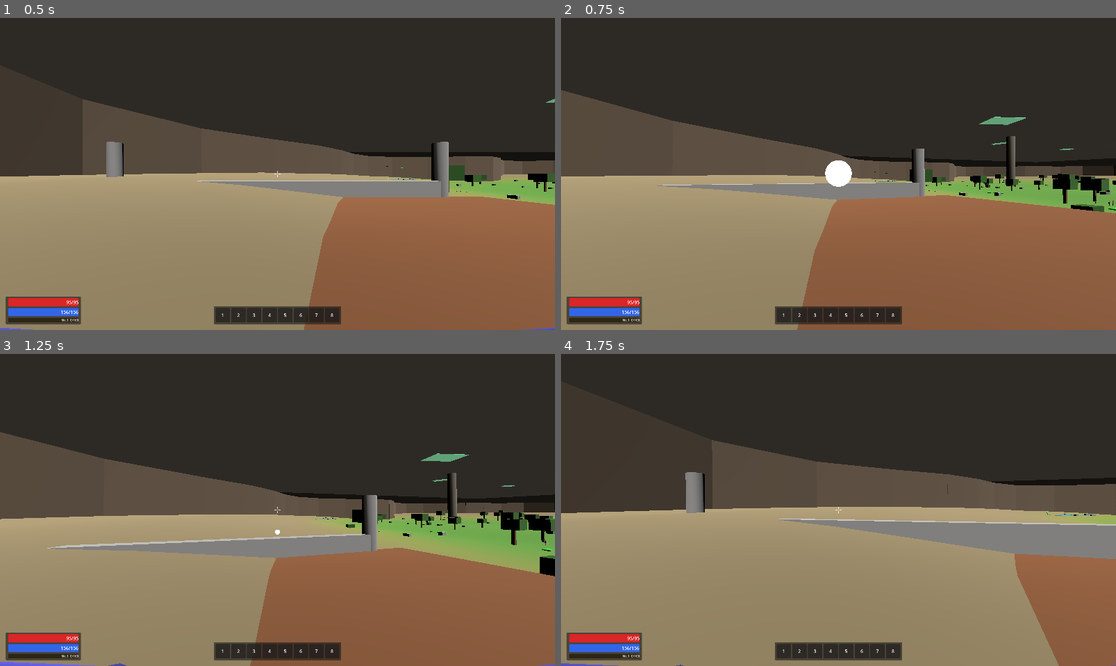
Above: before the commit, frames 1-4 (two rows, left to right).
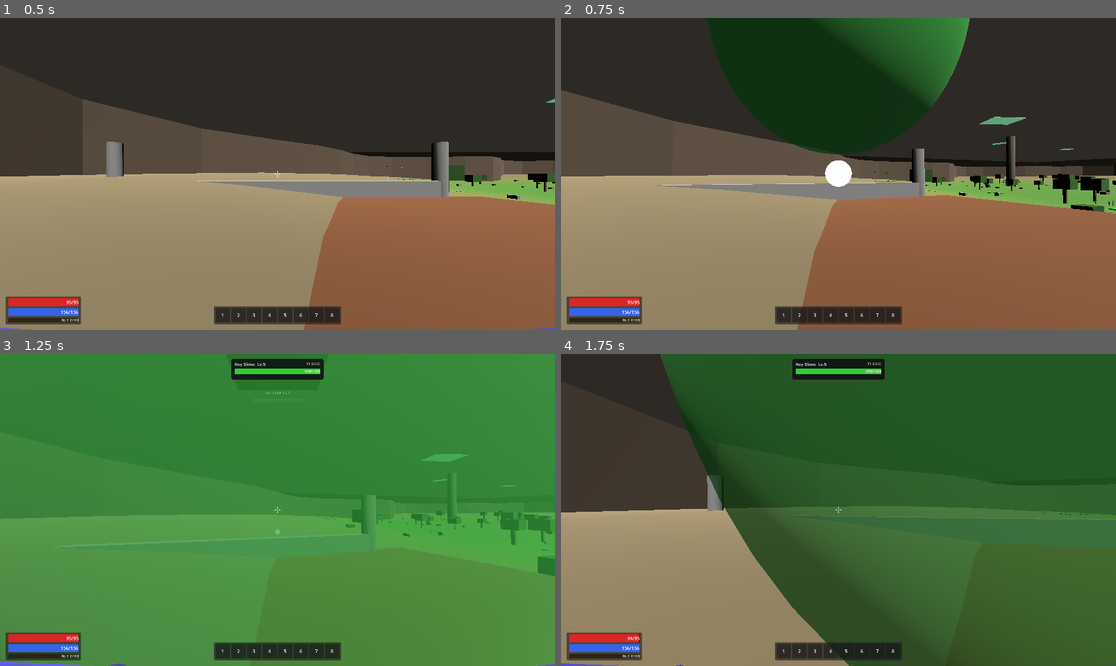
Above: after the commit, the same moments.

Repository: Jouyancito/another-game-of-dungeon
Game: Godot game, scene res://scenes/levels/floor1_prairie.tscn
The game is run twice, just before and just after one commit, with the same random seed, the same clock (stepped at 60 frames per second) and the same inputs. This scene is started directly instead of the project's main scene.
Inputs (mouse positions are in pixels of both pictures, inside the frame that each line leads up to):
- Up to frame 1 (0.5 s): no input
- Up to frame 2 (0.75 s): tap Enter at 0.5 s; move the mouse to (866, 174) at 0.52 s; hold W (move_forward) from 0.53 s (still down); tap K at 0.6 s; click (866, 174) at 0.67 s
- Up to frame 3 (1.25 s): keep holding W (move_forward); tap Space (jump) at 0.77 s; tap 1 at 0.8 s
- Up to frame 4 (1.75 s): keep holding W (move_forward); move the mouse to (810, 510) at 1.27 s; tap 1 at 1.35 s; tap Space (jump) at 1.52 s; tap 2 at 1.55 s

Frame 1 is identical in both runs. In frame 2, 15% of the frame differs, in the area x 26-74%, y 0-44%; in frame 3, 98%, in the area x 0-100%, y 0-100%; in frame 4, 69%.

Commit message:
feat(boss): king slime Sesión 1 playable — tuning combat + aura + target frame fixes
- king_slime.tscn: size 2x (radius 3, height 6), HP 1000, def 14, mass 16, knockback_res 0.95, target_frame_offset Vector3(0,3,0)
- king_slime.gd: ataque por distancia (>12 escupitajo, 5-12 rebote, <=5 embestida), contact aura (damage tick 4/0.4s + slow 0.2x vía speed stat), passthrough player via add_collision_exception_with, debug K/1/2/3
- king_slime.gd rebote: arco fisico correcto, is_on_floor wait, AoE radius 4m, knockback al player
- base_enemy.gd: target_frame_offset export (default 0.8, override por enemigo)
- base_player.gd: sticky targeting (mantiene target previo si sigue en range aunque quede fuera del cono)
- floor1_prairie.gd: trigger collision_mask fix (player layer inconsistency), debug keys K/1/2/3
- king_slime.tscn: UID fake fix (removido hardcoded uid)
- project.godot: GUT plugin disabled (instalacion rota, preload fail GutBottomPanel.tscn)

Diff:
--- a/game/project.godot
+++ b/game/project.godot
@@ -35,7 +35,7 @@
 
 [editor_plugins]
 
-enabled=PackedStringArray("res://addons/gut/plugin.cfg")
+enabled=PackedStringArray()
 
 [input]
 
--- a/game/scenes/enemy/base_enemy.gd
+++ b/game/scenes/enemy/base_enemy.gd
@@ -37,6 +37,10 @@
 # Nameplate
 @export var display_name: String = ""
 @export var enemy_level: int = 1
+
+# Offset para target frame (altura del "centro visible").
+# Enemigos bajos (rat, slime): 0.8. Bosses grandes (king_slime): 3.0+.
+@export var target_frame_offset: Vector3 = Vector3(0, 0.8, 0)
 const NAMEPLATE_VISIBLE_RANGE := 15.0
 const NAMEPLATE_AIM_RANGE := 30.0
 
--- a/game/scenes/enemy/king_slime.gd
+++ b/game/scenes/enemy/king_slime.gd
@@ -19,6 +19,13 @@
 var _last_attack: String = ""
 var _next_attack_cooldown: float = 0.0
 var _current_attack: String = ""
+
+# Contact damage / slow aura — slime "absorbe" si te toca.
+const CONTACT_TICK: float = 0.4      # cada 0.4s aplica daño
+const CONTACT_DAMAGE: float = 4.0    # daño por tick
+const CONTACT_SLOW: float = 0.2      # multiplicador de velocidad del player en contacto (0.2 = 80% slower)
+var _contact_timer: float = 0.0
+var _players_in_contact: Array = []
 
 
 func _on_enemy_ready() -> void:
@@ -27,6 +34,62 @@
 		enemy_type = "king_slime"
 	sub_tier = SubTier.BOSS
 	add_to_group("enemies")
+	_setup_contact_aura()
+	call_deferred("_setup_player_passthrough")
+
+
+func _setup_player_passthrough() -> void:
+	# Ignora físicamente al player (no lo bloquea, no lo empuja) pero sigue
+	# existiendo en su layer para que raycasts de ataque lo detecten.
+	for p in get_tree().get_nodes_in_group("player"):
+		if p is PhysicsBody3D:
+			add_collision_exception_with(p)
+
+
+func _setup_contact_aura() -> void:
+	# Area3D envolviendo el cuerpo del boss. Detecta player en contacto
+	# para daño tick + slow. No usa CollisionShape física — solo sensor.
+	var aura := Area3D.new()
+	aura.name = "ContactAura"
+	aura.monitoring = true
+	aura.monitorable = false
+	aura.collision_mask = 1  # player está en layer 1 por default (ver CLAUDE.md vs tscn inconsistencia)
+	var cs := CollisionShape3D.new()
+	var cap := CapsuleShape3D.new()
+	cap.radius = 3.2
+	cap.height = 6.4
+	cs.transform.origin = Vector3(0, 3.0, 0)  # centrar a la altura del mesh
+	cs.shape = cap
+	aura.add_child(cs)
+	add_child(aura)
+	aura.body_entered.connect(_on_contact_aura_entered)
+	aura.body_exited.connect(_on_contact_aura_exited)
+
+
+func _on_contact_aura_entered(body: Node) -> void:
+	if body.is_in_group("player") and not _players_in_contact.has(body):
+		_players_in_contact.append(body)
+		# Guardar speed original y aplicar slow al stat directamente.
+		if "speed" in body and not body.has_meta("king_slime_orig_speed"):
+			body.set_meta("king_slime_orig_speed", body.speed)
+			body.speed = body.speed * CONTACT_SLOW
+
+
+func _on_contact_aura_exited(body: Node) -> void:
+	_players_in_contact.erase(body)
+	_restore_player_speed(body)
+
+
+func _restore_player_speed(body: Node) -> void:
+	if is_instance_valid(body) and body.has_meta("king_slime_orig_speed"):
+		body.speed = body.get_meta("king_slime_orig_speed")
+		body.remove_meta("king_slime_orig_speed")
+
+
+func _exit_tree() -> void:
+	# Safety: si el boss muere/despawnea, restaurar speed de todos los players.
+	for p in _players_in_contact:
+		_restore_player_speed(p)
 
 
 # ──────────────────────────────────────────────────────────────────────
@@ -43,6 +106,7 @@
 
 	_apply_gravity(delta)
 	_validate_target()
+	_contact_aura_tick(delta)
 
 	if target == null:
 		velocity.x = 0.0
@@ -114,10 +178,45 @@
 # Ataques — Sesión 1: rebote, embestida, escupitajo (Fase 1+).
 # Fases 2+ añaden más en sesiones futuras.
 # ──────────────────────────────────────────────────────────────────────
+func _contact_aura_tick(delta: float) -> void:
+	# Daño tick + slow mientras haya player en contacto.
+	if _players_in_contact.is_empty():
+		_contact_timer = 0.0
+		return
+	# Damage tick (slow se aplica vía speed stat en enter/exit, no acá)
+	_contact_timer += delta
+	if _contact_timer >= CONTACT_TICK:
+		_contact_timer = 0.0
+		for p in _players_in_contact:
+			if is_instance_valid(p) and p.has_method("take_damage"):
+				p.take_damage(CONTACT_DAMAGE)
+
+
+func _debug_perform(attack: String) -> void:
+	# DEBUG: forzar ataque desde input (tecla 1/2/3 en floor1_prairie).
+	if is_dead or not is_instance_valid(self):
+		return
+	if action_state != ActionState.IDLE and action_state != ActionState.PURSUE:
+		print("[KingSlime] ocupado (", action_state, ") — esperá a que termine")
+		return
+	_current_attack = attack
+	_last_attack = attack
+	action_state = ActionState.TELEGRAPH
+	print("[KingSlime] DEBUG FORCE=", attack)
+	match attack:
+		"rebote":
+			_attack_rebote()
+		"embestida":
+			_attack_embestida()
+		"escupitajo":
+			_attack_escupitajo()
+
+
 func _start_attack() -> void:
 	_current_attack = _pick_attack()
 	_last_attack = _current_attack
 	action_state = ActionState.TELEGRAPH
+	print("[KingSlime] ATTACK=", _current_attack, " phase=", current_phase, " dist=", global_position.distance_to(target.global_position) if is_instance_valid(target) else -1.0)
 	match _current_attack:
 		"rebote":
 			_attack_rebote()
@@ -128,19 +227,17 @@
 
 
 func _pick_attack() -> String:
-	var pool: Array = []
-	match current_phase:
-		Phase.ONE:
-			pool = ["rebote", "embestida", "escupitajo"]
-		Phase.TWO, Phase.THREE, Phase.FOUR:
-			# Sesiones futuras añaden ataques de fase superior.
-			# Hasta entonces, fases 2-4 usan el pool de Fase 1.
-			pool = ["rebote", "embestida", "escupitajo"]
-	# Evitar repetir el mismo ataque dos veces seguidas si hay alternativas
-	var filtered: Array = pool.filter(func(a: String) -> bool: return a != _last_attack)
-	if filtered.is_empty():
-		filtered = pool
-	return filtered.pick_random()
+	# Selección por distancia al target. Larga → escupitajo, media → rebote, corta → embestida.
+	# Evita que el boss haga embestida desde lejos o escupitajo pegado.
+	var dist: float = INF
+	if is_instance_valid(target):
+		dist = global_position.distance_to(target.global_position)
+	if dist > 12.0:
+		return "escupitajo"
+	elif dist > 5.0:
+		return "rebote"
+	else:
+		return "embestida"
 
 
 # Multiplier de cooldown por fase — spec: reducir 15% por fase.
@@ -160,12 +257,10 @@
 		return
 	action_state = ActionState.EXECUTE
 
-	# Salto arco hacia la posición actual del target — resolvemos aterrizaje
-	# en _finish_rebote tras un timer corto (simula el tiempo en el aire).
+	# Arco simétrico: apex ~0.45s, land ~0.9s. Jump calc para cubrir h=4m.
 	var land_pos: Vector3 = target.global_position if is_instance_valid(target) else global_position
-	var air_time: float = 0.6
-	velocity.y = 9.0
-	# Desplazamiento horizontal distribuido en el tiempo aéreo.
+	var air_time: float = 0.9
+	velocity.y = 0.5 * gravity * air_time  # ~4.4 con gravity 9.8
 	var dir: Vector3 = land_pos - global_position
 	dir.y = 0.0
 	if dir.length() > 0.1:
@@ -173,20 +268,41 @@
 		velocity.x = horiz.x
 		velocity.z = horiz.z
 
-	await get_tree().create_timer(air_time).timeout
-	if is_dead or not is_instance_valid(self):
-		return
+	# Esperar hasta que toque el suelo (o timeout por seguridad)
+	var max_wait: float = 2.5
+	var elapsed: float = 0.0
+	while elapsed < max_wait and not is_dead and is_instance_valid(self):
+		await get_tree().physics_frame
+		elapsed += get_physics_process_delta_time()
+		if is_on_floor() and elapsed > 0.2:  # skip primer frame
+			break
+
+	if is_dead or not is_instance_valid(self):
+		return
+	velocity.x = 0.0
+	velocity.z = 0.0
 	_finish_rebote()
 
 
 func _finish_rebote() -> void:
-	# AoE radio 3m alrededor del boss al aterrizar.
-	var aoe_radius: float = 3.0
+	# AoE radio 4m alrededor del punto de aterrizaje del boss.
+	var aoe_radius: float = 4.0
 	var aoe_damage: float = base_damage_for_attack() + 10.0
+	var knockback_up: float = 6.0
+	var knockback_out: float = 10.0
 	for p in get_tree().get_nodes_in_group("player"):
 		if p is Node3D and p.global_position.distance_to(global_position) <= aoe_radius:
 			if p.has_method("take_damage"):
 				p.take_damage(aoe_damage)
+			# Empujar al player hacia afuera + arriba — evita que boss se quede encima.
+			if p is CharacterBody3D:
+				var push: Vector3 = p.global_position - global_position
+				push.y = 0.0
+				if push.length() < 0.1:
+					push = Vector3(1, 0, 0)  # fallback si overlap exacto
+				push = push.normalized() * knockback_out
+				push.y = knockback_up
+				p.velocity = push
 	_schedule_next_attack(4.0)
 
 
--- a/game/scenes/enemy/king_slime.tscn
+++ b/game/scenes/enemy/king_slime.tscn
@@ -1,10 +1,10 @@
-[gd_scene format=3 uid="uid://kingslime001"]
+[gd_scene format=3]
 
 [ext_resource type="Script" path="res://scenes/enemy/king_slime.gd" id="1_king"]
 
 [sub_resource type="CapsuleShape3D" id="CapsuleShape3D_001"]
-radius = 1.5
-height = 3.0
+radius = 3.0
+height = 6.0
 
 [sub_resource type="StandardMaterial3D" id="StandardMaterial3D_001"]
 transparency = 1
@@ -14,8 +14,8 @@
 emission_energy_multiplier = 0.4
 
 [sub_resource type="SphereMesh" id="SphereMesh_001"]
-radius = 1.5
-height = 3.0
+radius = 3.0
+height = 6.0
 material = SubResource("StandardMaterial3D_001")
 
 [sub_resource type="StandardMaterial3D" id="StandardMaterial3D_Crown"]
@@ -24,36 +24,38 @@
 roughness = 0.2
 
 [sub_resource type="BoxMesh" id="BoxMesh_Crown"]
-size = Vector3(0.8, 0.35, 0.8)
+size = Vector3(1.6, 0.7, 1.6)
 material = SubResource("StandardMaterial3D_Crown")
 
 [node name="KingSlime" type="CharacterBody3D" groups=["enemies"]]
 script = ExtResource("1_king")
-speed = 3.0
-health = 600.0
-damage = 10.0
+speed = 1.8
+health = 1000.0
+damage = 12.0
+defense = 14.0
 attack_range = 4.0
 detection_range = 40.0
-xp_reward = 100.0
+xp_reward = 150.0
 attack_cooldown = 1.0
 enemy_type = "king_slime"
 enemy_tier = 1
 sub_tier = 3
-mass = 8.0
-knockback_resistance = 0.8
+mass = 16.0
+knockback_resistance = 0.95
 display_name = "Rey Slime"
 enemy_level = 5
+target_frame_offset = Vector3(0, 3.0, 0)
 
 [node name="CollisionShape3D" type="CollisionShape3D" parent="."]
-transform = Transform3D(1, 0, 0, 0, 1, 0, 0, 0, 1, 0, 1.5, 0)
+transform = Transform3D(1, 0, 0, 0, 1, 0, 0, 0, 1, 0, 3.0, 0)
 shape = SubResource("CapsuleShape3D_001")
 
 [node name="MeshInstance3D" type="MeshInstance3D" parent="."]
-transform = Transform3D(1, 0, 0, 0, 1, 0, 0, 0, 1, 0, 1.5, 0)
+transform = Transform3D(1, 0, 0, 0, 1, 0, 0, 0, 1, 0, 3.0, 0)
 mesh = SubResource("SphereMesh_001")
 
 [node name="Crown" type="MeshInstance3D" parent="MeshInstance3D"]
-transform = Transform3D(1, 0, 0, 0, 1, 0, 0, 0, 1, 0, 1.1, 0)
+transform = Transform3D(1, 0, 0, 0, 1, 0, 0, 0, 1, 0, 2.2, 0)
 mesh = SubResource("BoxMesh_Crown")
 
 [node name="PhaseTimer" type="Timer" parent="."]
--- a/game/scenes/levels/floor1_prairie.gd
+++ b/game/scenes/levels/floor1_prairie.gd
@@ -841,7 +841,7 @@
 	var trigger := Area3D.new()
 	trigger.name = "BossSpawnTrigger"
 	trigger.monitoring = true
-	trigger.collision_mask = 1 << 1  # Layer 2 = Player
+	trigger.collision_mask = 1  # Player está en layer 1 por default (inconsistencia vs CLAUDE.md, doc dice layer 2 pero tscn no la setea)
 	var trigger_shape := CollisionShape3D.new()
 	var trigger_box := BoxShape3D.new()
 	trigger_box.size = Vector3(wall_t * 3.0, wall_h, gate_w)
@@ -1363,3 +1363,56 @@
 	var mat: StandardMaterial3D = StandardMaterial3D.new()
 	mat.albedo_color = color
 	return mat
+
+
+# ── DEBUG: tecla K spawnea King Slime frente al player ──────────────
+func _unhandled_input(event: InputEvent) -> void:
+	if event is InputEventKey and event.pressed and not event.echo:
+		match event.keycode:
+			KEY_K:
+				_debug_spawn_king_slime()
+			KEY_1:
+				_debug_force_attack("rebote")
+			KEY_2:
+				_debug_force_attack("embestida")
+			KEY_3:
+				_debug_force_attack("escupitajo")
+
+
+func _debug_spawn_king_slime() -> void:
+	var existing: Array = get_tree().get_nodes_in_group("enemies").filter(
+		func(n: Node) -> bool: return n.name.begins_with("KingSlime") or (n.get_script() != null and str(n.get_script().resource_path).ends_with("king_slime.gd"))
+	)
+	if not existing.is_empty():
+		print("DEBUG: King Slime ya existe — usa 1/2/3 para forzar ataques")
+		return
+	var players: Array = get_tree().get_nodes_in_group("player")
+	if players.is_empty():
+		push_warning("DEBUG: no player found")
+		return
+	var player: Node3D = players[0]
+	var king_scene: PackedScene = load("res://scenes/enemy/king_slime.tscn")
+	if king_scene == null:
+		push_error("DEBUG: king_slime.tscn no carga")
+		return
+	var king: Node3D = king_scene.instantiate()
+	var fwd: Vector3 = -player.global_transform.basis.z
+	fwd.y = 0.0
+	king.global_position = player.global_position + fwd.normalized() * 6.0 + Vector3(0, 1.5, 0)
+	add_child(king)
+	print("DEBUG: King Slime spawned at ", king.global_position)
+
+
+func _debug_force_attack(attack: String) -> void:
+	var bosses: Array = get_tree().get_nodes_in_group("enemies").filter(
+		func(n: Node) -> bool: return n.get_script() != null and str(n.get_script().resource_path).ends_with("king_slime.gd")
+	)
+	if bosses.is_empty():
+		print("DEBUG: no hay King Slime — presiona K primero")
+		return
+	var boss: Node = bosses[0]
+	if not boss.has_method("_debug_perform"):
+		print("DEBUG: boss no expone _debug_perform — agregar al script")
+		return
+	boss._debug_perform(attack)
+	print("DEBUG: forzado ataque=", attack)
--- a/game/scenes/player/base_player.gd
+++ b/game/scenes/player/base_player.gd
@@ -571,6 +571,7 @@
 
 	var best_enemy: Node = null
 	var best_dist := GameConstants.TARGET_FRAME_RANGE
+	var current_target: Node = hud._current_target if "_current_target" in hud else null
 
 	for enemy_node: Node in get_tree().get_nodes_in_group("enemies"):
 		if not enemy_node is BaseEnemy:
@@ -578,7 +579,7 @@
 		var enemy: BaseEnemy = enemy_node as BaseEnemy
 		if enemy.is_dead:
 			continue
-		var enemy_center := enemy.global_position + Vector3(0, 0.8, 0)  # aprox centro del body
+		var enemy_center := enemy.global_position + enemy.target_frame_offset
 		var dist := cam_pos.distance_to(enemy_center)
 		if dist > GameConstants.TARGET_FRAME_RANGE:
 			continue
@@ -602,6 +603,15 @@
 		if hud.has_method("set_target"):
 			hud.set_target(best_enemy)
 	else:
+		# Sticky targeting: si el current target sigue vivo + en range (ignora cone),
+		# lo mantenemos. Útil para bosses grandes que quedan fuera del cono al acercarte.
+		if current_target != null and is_instance_valid(current_target) and current_target is BaseEnemy:
+			var be: BaseEnemy = current_target as BaseEnemy
+			if not be.is_dead:
+				var sticky_center := be.global_position + be.target_frame_offset
+				var sticky_dist := cam_pos.distance_to(sticky_center)
+				if sticky_dist <= GameConstants.TARGET_FRAME_RANGE:
+					return  # mantener, no limpiar
 		if hud.has_method("clear_target"):
 			hud.clear_target()
 
Not shown, added: game/scenes/enemy/king_slime.gd.uid
Not shown, added: game/shared/classes/class_base_stats.gd.uid
Not shown, added: game/shared/constants.gd.uid
Not shown, added: game/shared/stats/damage_formula.gd.uid
Not shown, added: game/shared/stats/progression.gd.uid
